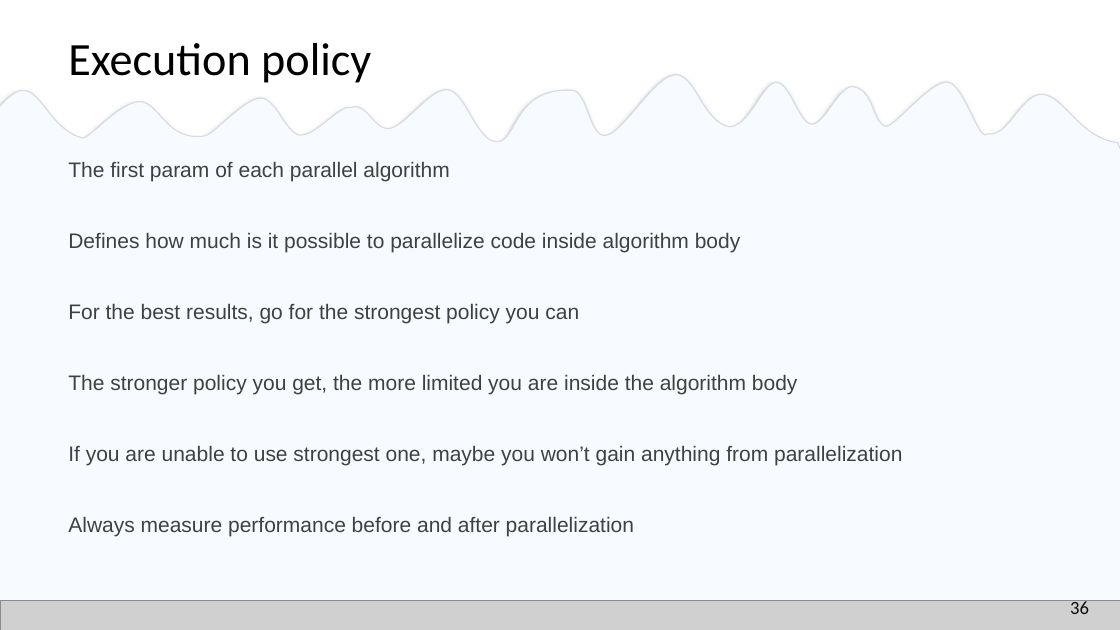
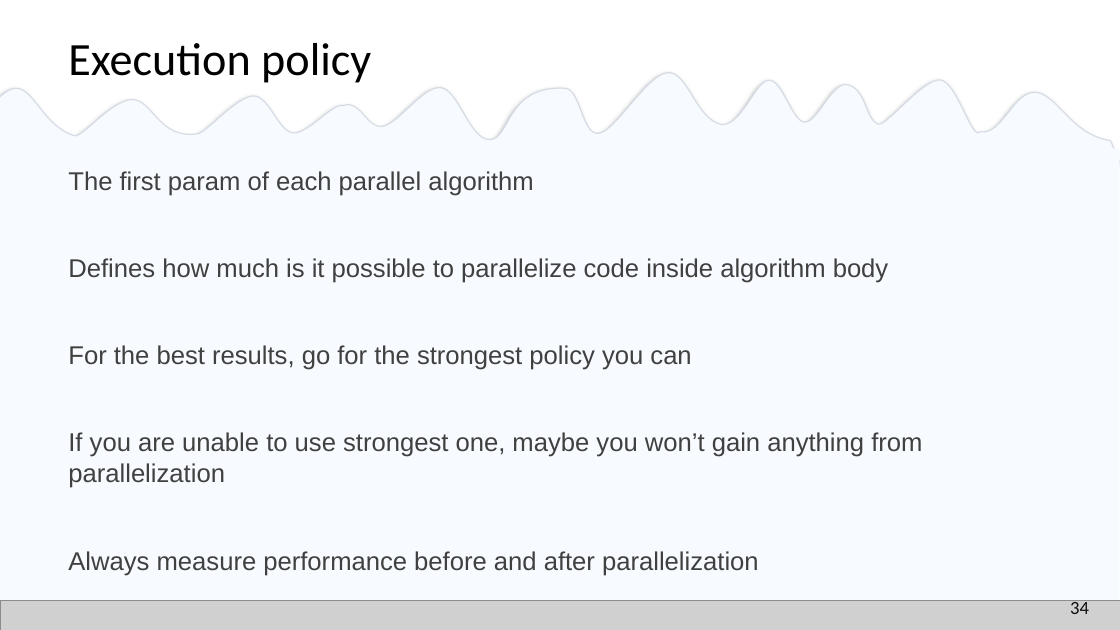
Before and after one commit to EmptySquareBubble/StoriesFromAParallelUniverse-, a slide deck: slide 35 of stories_from_a_paralel_universe.pptx (slide 37 before the commit). Drawn at 1120x630 pixels with LibreOffice and Linux fonts; fonts in the diff are those of the drawing; grey boxes stand for pictures. Boxes give left, top, right and bottom in pixels: in the first picture for what was removed or moved away, otherwise in the second. Text is boxed around its words. In the diff, an @@ line names an element or a change of style, - is before the commit and + after.

```diff
--- a/stories_from_a_paralel_universe.pptx
+++ b/stories_from_a_paralel_universe.pptx
@@ freeform shape at [0, 60, 1120, 177]: outline redrawn @@
@@ text "The first param of each ..." at [68, 171, 922, 576]: size 18 to 22 pt; line spacing 0.9 to 1 @@
@@ text at [68, 374, 798, 394]: paragraph removed @@
-  The stronger policy you get, the more limited you are inside the algorithm body
@@ page number at [1070, 599, 1089, 614]: text changed @@
-36
+34
```
Also in this commit, not shown: 18 other slides changed, 2 slides added, 2 slides removed.
